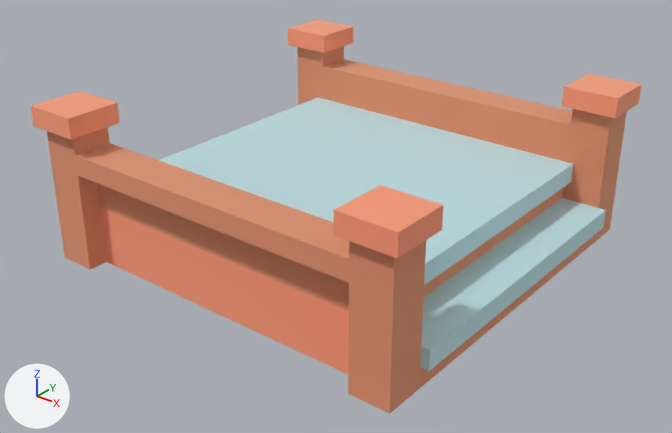
Before and after pictures for a commit that changed the glTF model public/models/nf2/nature/bridge_wood.glb.
The view is the same before and after, from a camera (50 mm lens) standing at (1.316, -1.683, 1.06) and looking at (0.012, -0.053, 0.05). The axes (+X, +Y, +Z) are drawn at lower left. The lights are the same throughout. The picture after the commit comes second. Where no turn or scale is listed for an object, it has been applied to the vertices.

The first picture shows 'bridge_wood'.
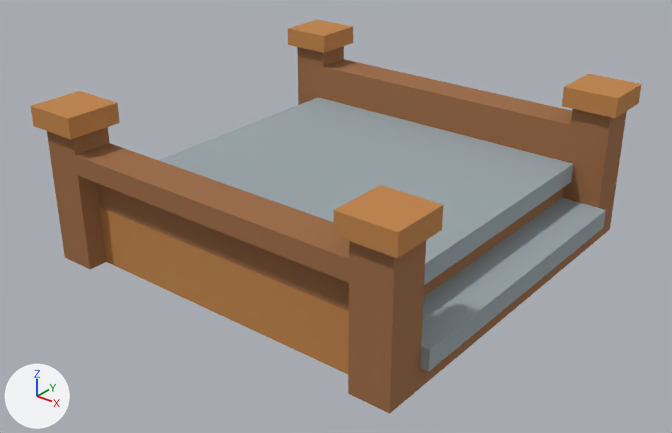
Location of each change, [x1, y1, x2, y2] in pixels of the pictures (672 x 433 px):
'bridge_wood', recoloured, surface changed (darker): [31, 19, 642, 414] in both

What changed in the scene script:
```text
Change mat_woodbark:
    mat_woodbark.metallic: 1.0 -> 0.0
    mat_woodbark.base_color: (0.886, 0.514, 0.341) -> (0.332, 0.144, 0.0545)  # beige #f2be9e -> brown #9c6a42
Change mat_wood:
    mat_wood.metallic: 1.0 -> 0.0
    mat_wood.base_color: (1.0, 0.557, 0.384) -> (0.527, 0.227, 0.063)  # beige #ffc5a7 -> orange #c08347
Change mat_stone:
    mat_stone.metallic: 1.0 -> 0.0
    mat_stone.base_color: (0.722, 0.886, 0.91) -> (0.323, 0.381, 0.407)  # pale blue #ddf2f5 -> grey #9aa6ab
Remove ob_tmpparent:
    ob_tmpparent = bpy.data.objects.new('tmpParent', None)
    ob_tmpparent.location = (0.0, 0.0, 0.0)
```
